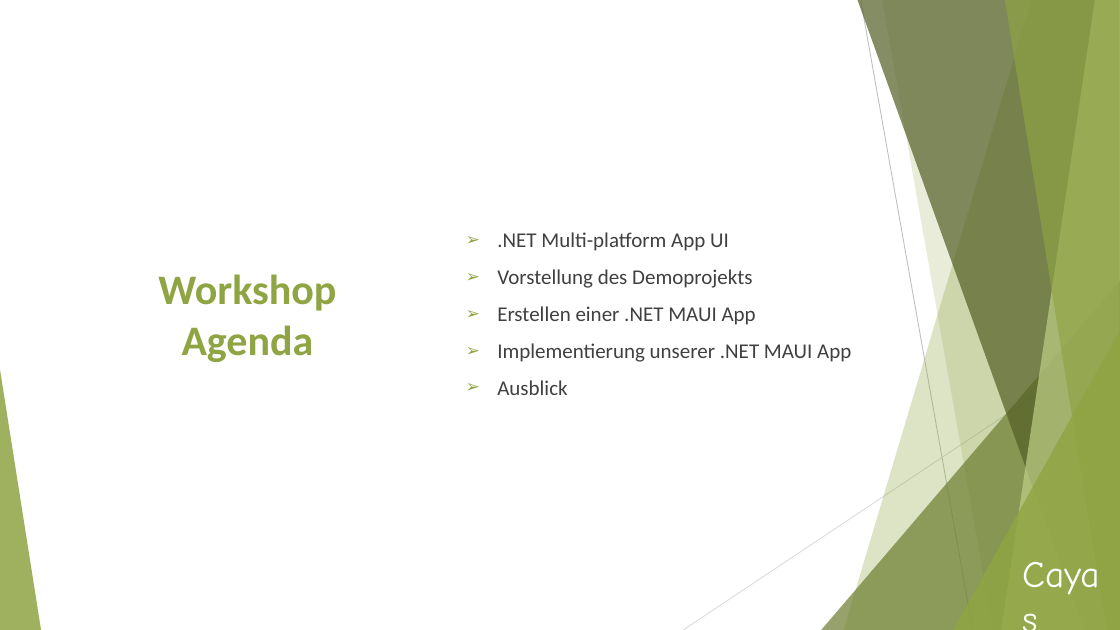
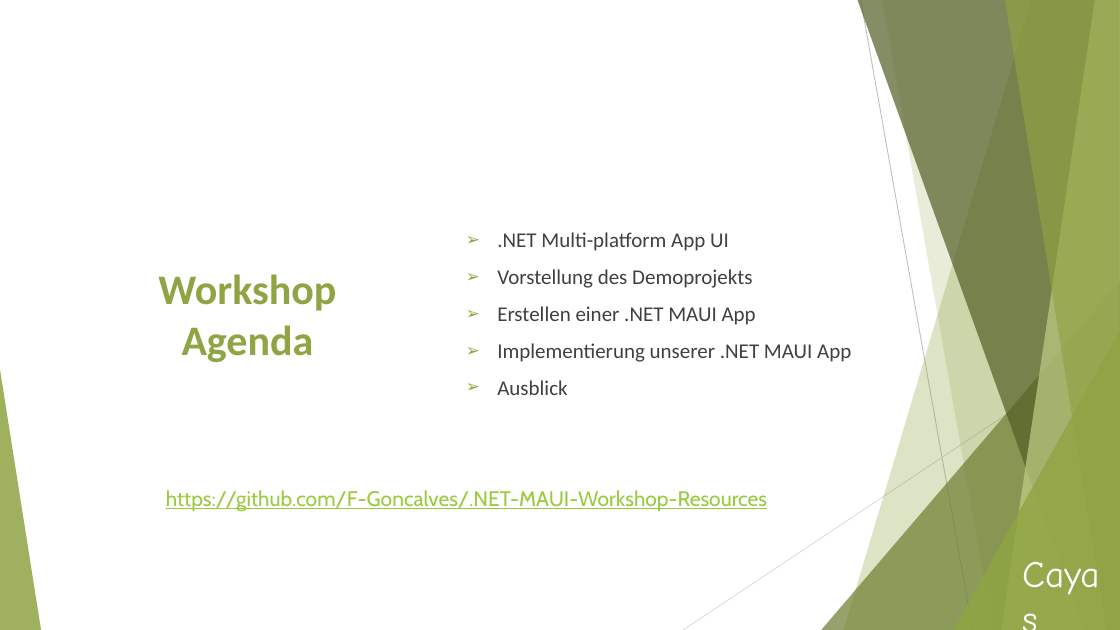
Before and after one commit to F-Goncalves/.NET-MAUI-Workshop-Resources, a slide deck: slide 2 of Workshop-Dotnet-MAUI.pptx. Drawn at 1120x630 pixels with LibreOffice and Linux fonts; fonts in the diff are those of the drawing. Boxes give left, top, right and bottom in pixels: in the first picture for what was removed or moved away, otherwise in the second. Text is boxed around its words. In the diff, an @@ line names an element or a change of style, - is before the commit and + after.

```diff
--- a/Workshop-Dotnet-MAUI.pptx
+++ b/Workshop-Dotnet-MAUI.pptx
@@ text added at (166, 490, 767, 512), 18 pt, text #99CA3C, underline @@
+https://github.com/F-Goncalves/.NET-MAUI-Workshop-Resources
```
Also in this commit, not shown: 6 other slides changed.
